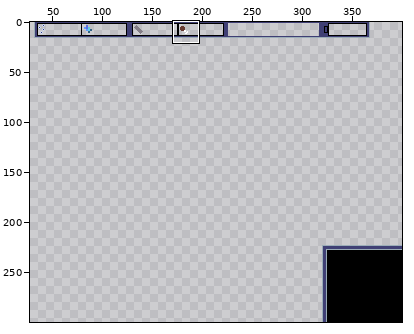
Sprite sheet: data/images/guid.png. The first picture is a wide view before the edit; the outline marks the close-up.
Close-up. Earlier state:
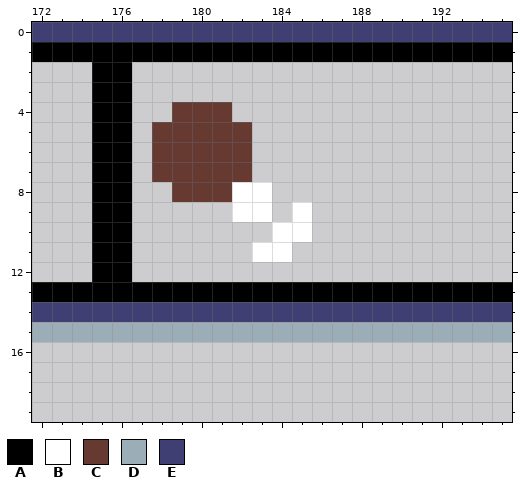
The file is 400x300 pixels. Shown: x 172..195, y 0..19. The wide view leaves out empty margins. The commit also changed other parts of the picture, which this record leaves out.
Palette (. is transparent): A #000000  B #ffffff  C #663931  D #9badb7  E #3f3f74
Pixels before, first column x 172:
 0 EEEEEEEEEEEEEEEEEEEEEEEE
 1 AAAAAAAAAAAAAAAAAAAAAAAA
 2 ...AA...................
 3 ...AA...................
 4 ...AA..CCC..............
 5 ...AA.CCCCC.............
 6 ...AA.CCCCC.............
 7 ...AA.CCCCC.............
 8 ...AA..CCCBB............
 9 ...AA.....BB.B..........
10 ...AA.......BB..........
11 ...AA......BB...........
12 ...AA...................
13 AAAAAAAAAAAAAAAAAAAAAAAA
14 EEEEEEEEEEEEEEEEEEEEEEEE
15 DDDDDDDDDDDDDDDDDDDDDDDD
Now the later version:
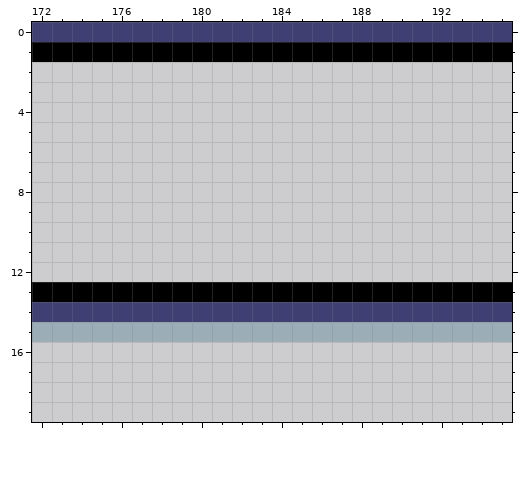
From old to new:
Colour A is gone in rows 2 to 12 at x 175 to 176.
Colour B is gone in row 8 at x 182 to 183; in row 9 at x 182 to 183 and 185; in row 10 at x 184 to 185; in row 11 at x 183 to 184.
Colour C is gone in row 4 at x 179 to 181; in rows 5 to 7 at x 178 to 182; in row 8 at x 179 to 181.
